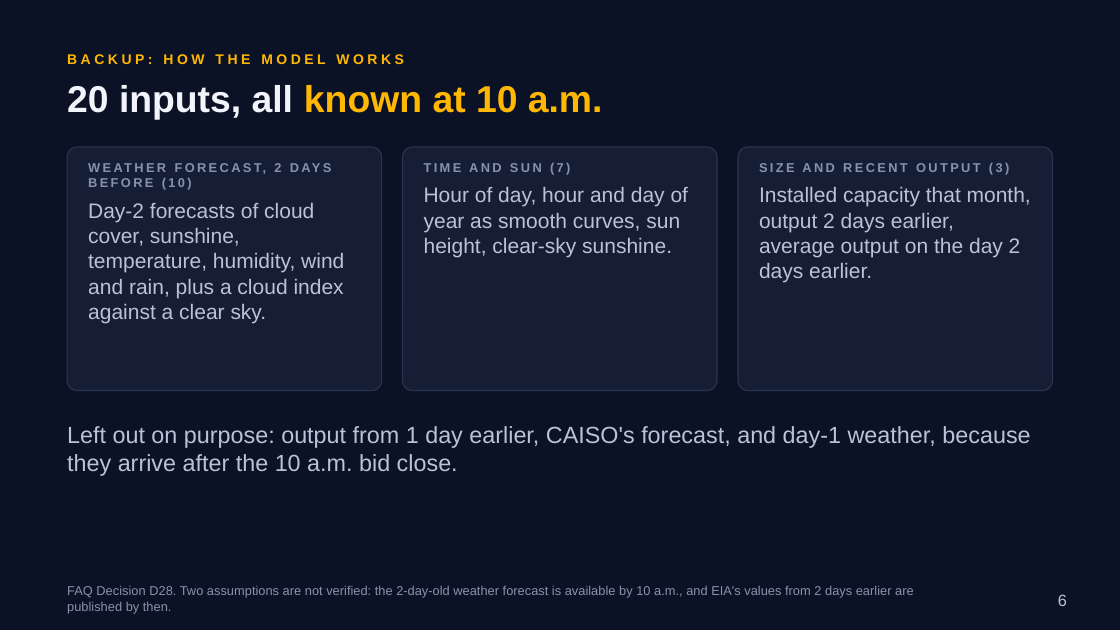
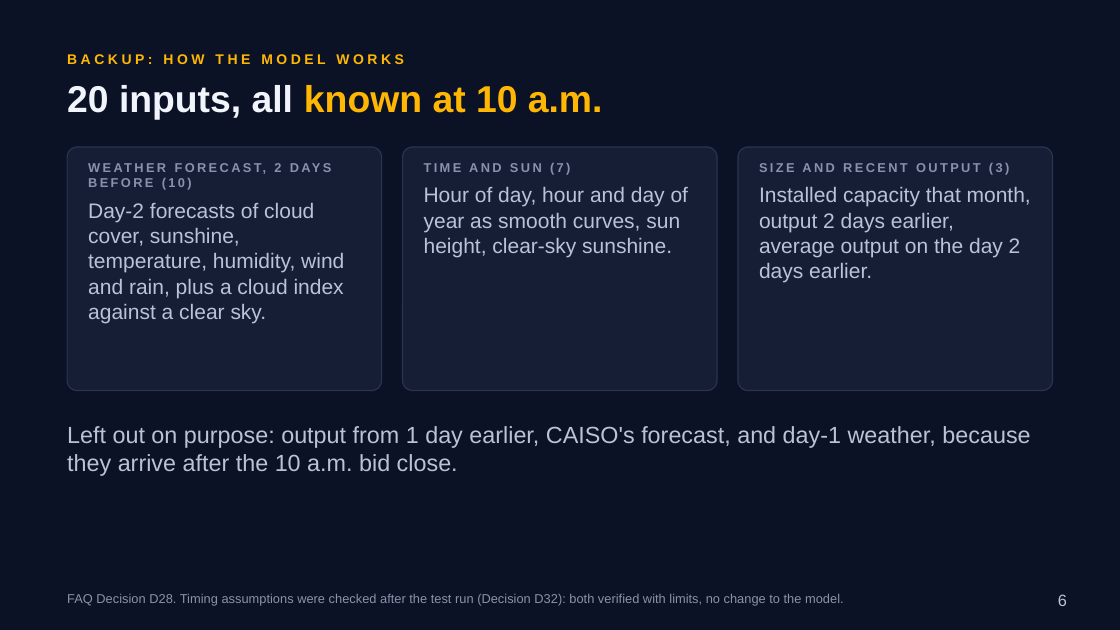
Before and after one commit to RaulSolaNavarro/caiso-solar-forecast, a slide deck: slide 6 of deck/capstone3/Capstone3_Backup.pptx. Drawn at 1120x630 pixels with LibreOffice and Linux fonts; fonts in the diff are those of the drawing. Boxes give left, top, right and bottom in pixels: in the first picture for what was removed or moved away, otherwise in the second. Text is boxed around its words. In the diff, an @@ line names an element or a change of style, - is before the commit and + after.

```diff
--- a/deck/capstone3/Capstone3_Backup.pptx
+++ b/deck/capstone3/Capstone3_Backup.pptx
@@ text at box(67, 594, 844, 606): text changed @@
-FAQ Decision D28. Two assumptions are not verified: the 2-day-old weather forecast is available by 10 a.m., and EIA's values from 2 days earlier are published by then.
+FAQ Decision D28. Timing assumptions were checked after the test run (Decision D32): both verified with limits, no change to the model.
```
Also in this commit, not shown: 1 other slide changed, 2 other files.
